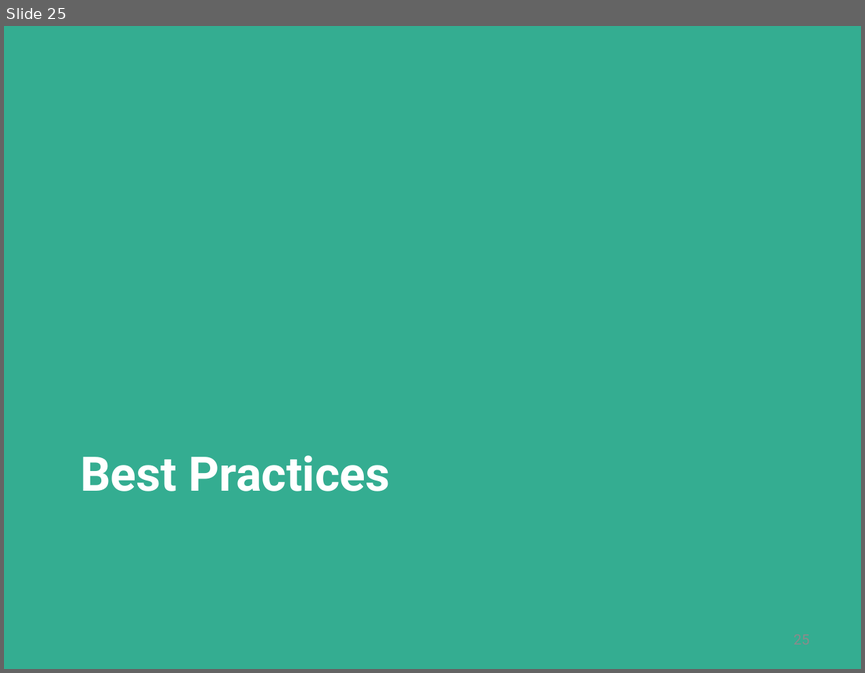
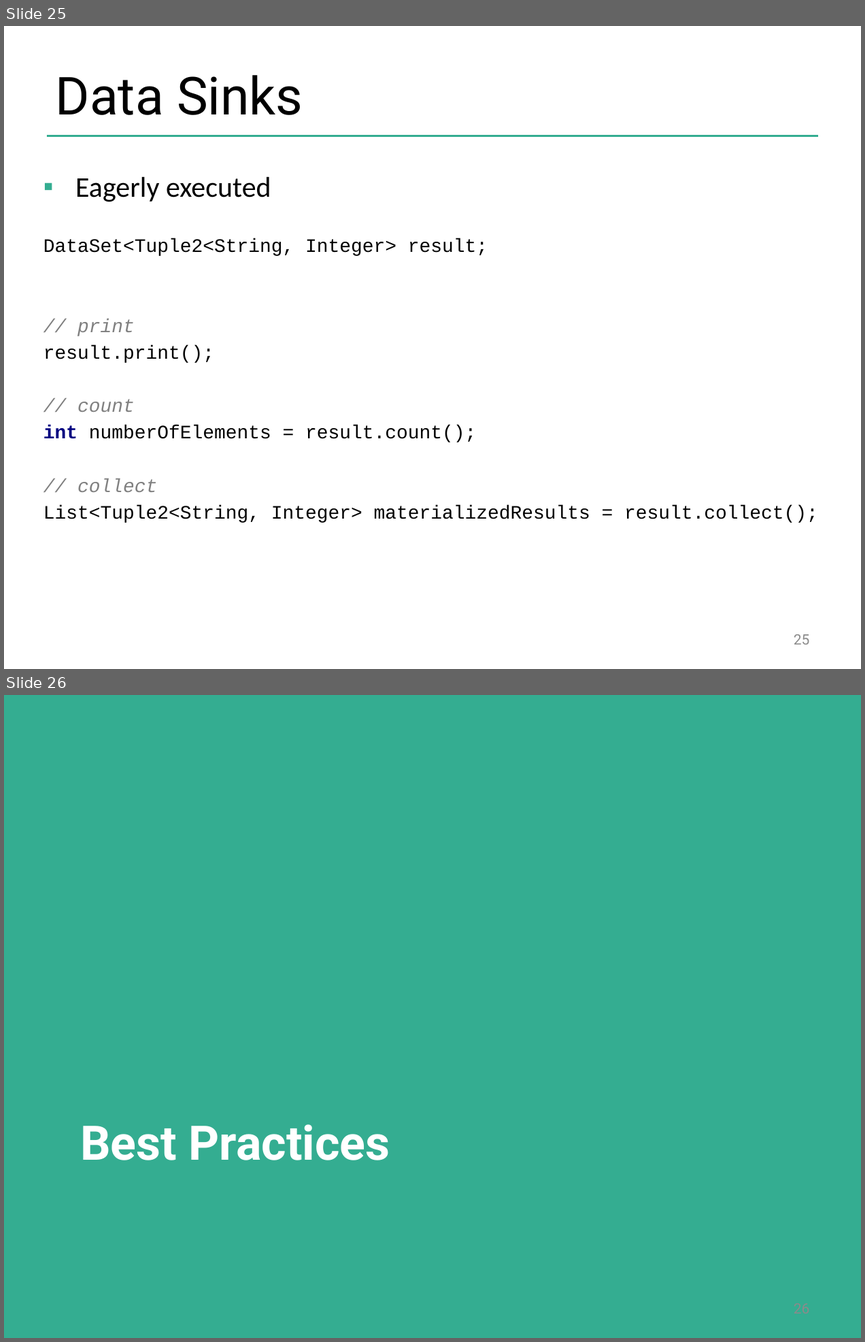
Before and after one commit to dataArtisans/flink-training-web, a slide deck: slides/flink_batch_basics.pptx. Shown one above the other, each under a label of ours: slide 25 before the commit, slides 25 and 26 after it. The pictures are 865x673 and 865x1342 pixels, drawn with LibreOffice and Linux fonts; fonts in the diff are those of the drawing; background and template pictures are left out. Boxes give left, top, right and bottom in pixels: in the first picture for what was removed or moved away, otherwise in the second. Text is boxed around its words. In the diff, an @@ line names an element or a change of style, - is before the commit and + after.

Commit message:
slides: update on the basics to include eager execution

```diff
--- a/slides/flink_batch_basics.pptx
+++ b/slides/flink_batch_basics.pptx
@@ slide 25 added at <box>4,26,861,669</box>, background #FFFFFF @@
@@ title added at <box>56,75,303,115</box>, 44 pt, text #000000 @@
+Data Sinks
@@ line added from (47, 135) to (818, 135), #34AD91 2 pt @@
@@ text added at <box>43,176,818,522</box>, 16 pt, text #000000 @@
+▪ Eagerly executed
+DataSet<Tuple2<String, Integer> result;
+// print
+result.print();
+// count
+int numberOfElements = result.count();
+// collect
+List<Tuple2<String, Integer> materializedResults = result.collect();
@@ page number added at <box>793,634,810,644</box>, 12 pt, text #8C8C8C @@
+25
@@ what was slide 25 is now slide 26 @@
```
Also in this commit, not shown: 2 slides changed.
